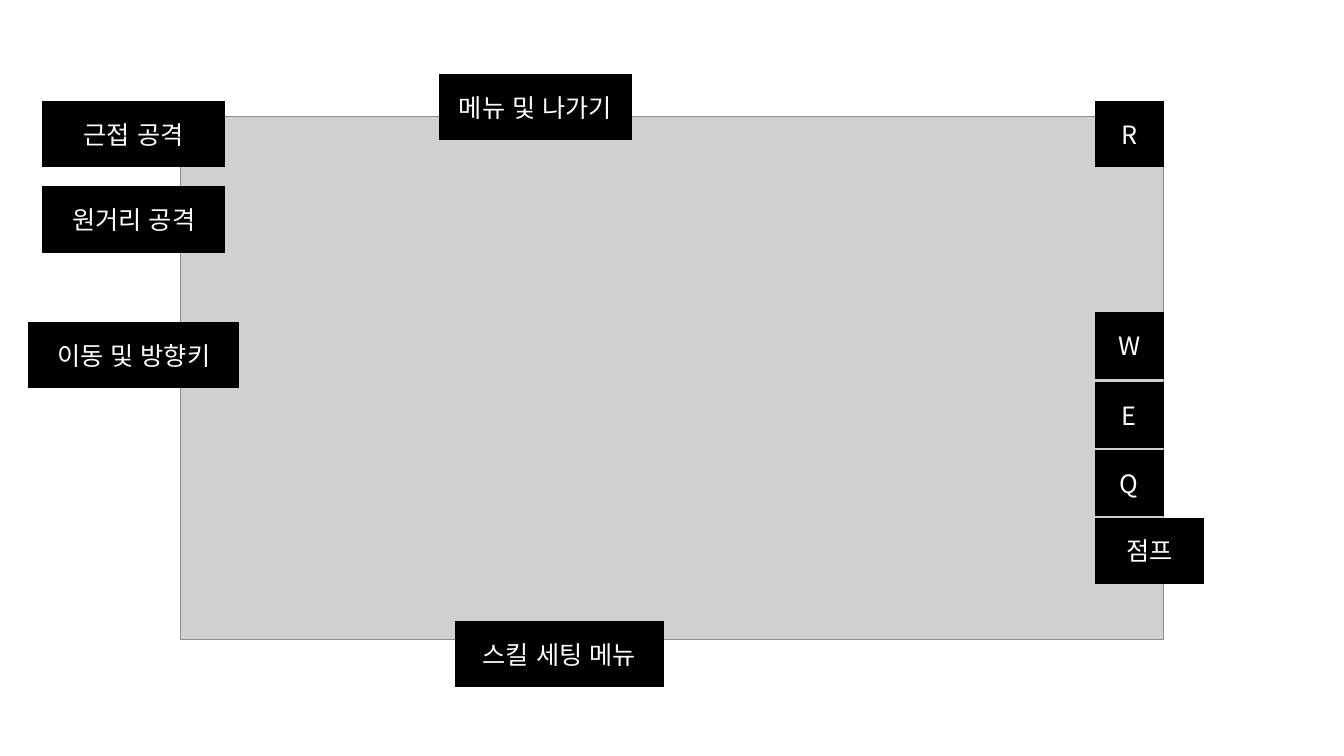
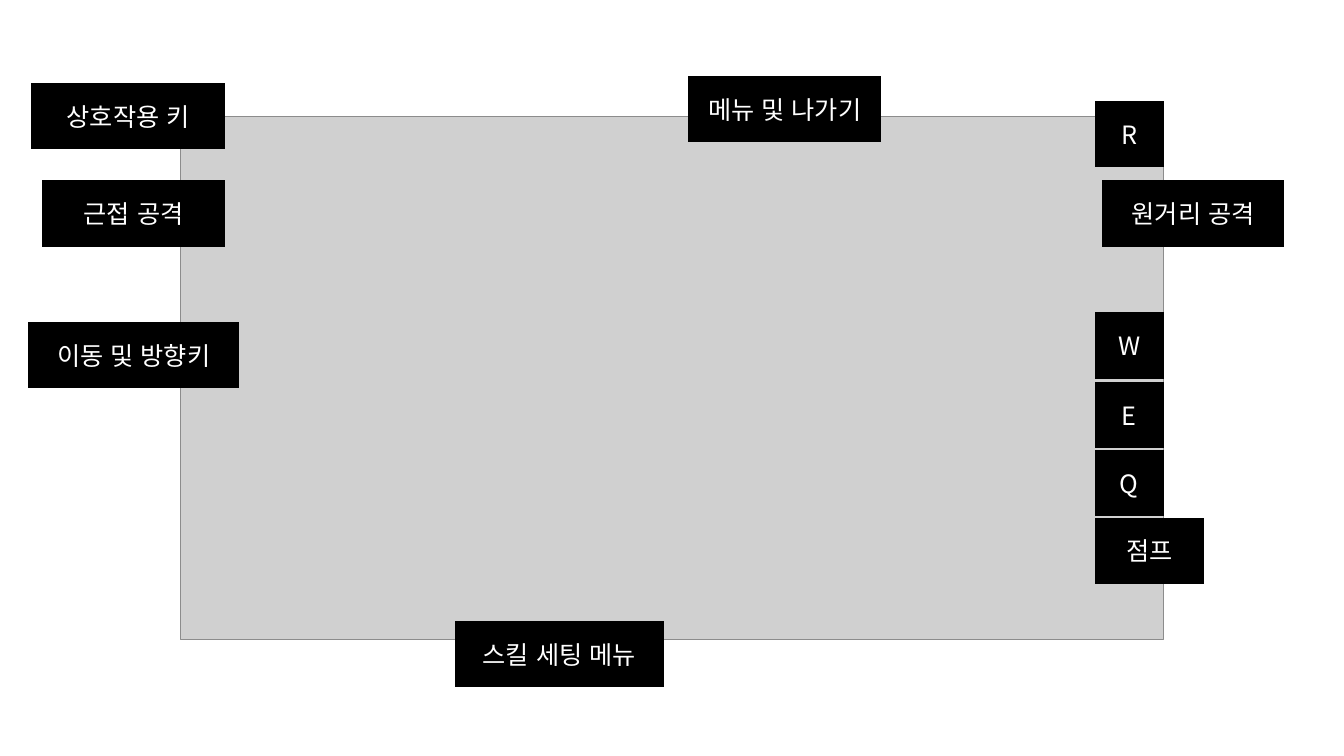
Before and after one commit to WolfPack-1/2D-Side-View-Roguelike, a slide deck: slide 2 of DesignDocs/Design/기획 문서/조작법.pptx. Drawn at 1344x756 pixels with LibreOffice and Linux fonts; fonts in the diff are those of the drawing; grey boxes stand for pictures. Boxes give left, top, right and bottom in pixels: in the first picture for what was removed or moved away, otherwise in the second. Text is boxed around its words. In the diff, an @@ line names an element or a change of style, - is before the commit and + after.

```diff
--- a/DesignDocs/Design/기획 문서/조작법.pptx
+++ b/DesignDocs/Design/기획 문서/조작법.pptx
@@ rectangle added at <box>32,84,224,148</box>, fill #000000, outline #000000 1 pt, 18 pt, text #FFFFFF @@
+상호작용 키
@@ rectangle "메뉴 및 나가기": place and size @@
-rectangle "메뉴 및 나가기" at <box>440,75,631,139</box>
+rectangle "메뉴 및 나가기" at <box>689,77,880,141</box>
@@ rectangle "근접 공격": place and size @@
-rectangle "근접 공격" at <box>43,102,225,166</box>
+rectangle "근접 공격" at <box>43,181,225,246</box>
@@ rectangle "원거리 공격": place and size @@
-rectangle "원거리 공격" at <box>43,188,225,252</box>
+rectangle "원거리 공격" at <box>1103,181,1285,246</box>
```
Also in this commit, not shown: 1 other slide changed, 6 other files.
